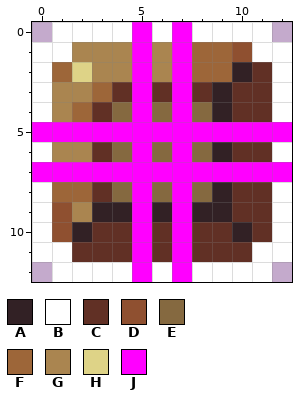
Two versions of one pixel-art sprite, rsc/images/UI/9p-button-03.png. Above is the file before it was changed.
The file is 13x13 pixels.
Palette (. is transparent): A #322125  B #ffffff  C #613025  D #8f5030  E #856940  F #9d6639  G #aa8550  H #ded387  J #ff00ff
And afterwards:
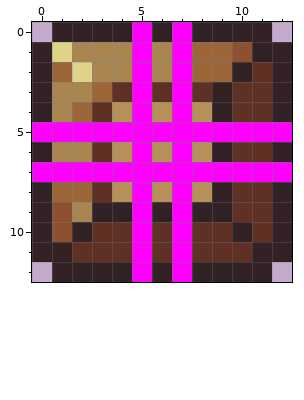
From old to new:
@@ palette @@
-E #856940
+E #b79059
@@ x 0..12 @@
- 0 .BBBBJBJBBBB.
- 1 BBGGGJGJFFDBB
- 2 BFHGGJGJFFACB
- 3 BGGFCJCJCACCB
- 4 BGFCEJEJEACCB
+ 0 .AAAAJAJAAAA.
+ 1 AHGGGJGJFFDAA
+ 2 AFHGGJGJFFACA
+ 3 AGGFCJCJCACCA
+ 4 AGFCEJEJEACCA
  5 JJJJJJJJJJJJJ
- 6 BGGCEJEJEACCB
+ 6 AGGCEJEJEACCA
  7 JJJJJJJJJJJJJ
- 8 BFFCEJEJEACCB
- 9 BDGAAJAJAACCB
-10 BDACCJCJCCACB
-11 BBCCCJCJCCCBB
-12 .BBBBJBJBBBB.
+ 8 AFFCEJEJEACCA
+ 9 ADGAAJAJAACCA
+10 ADACCJCJCCACA
+11 AACCCJCJCCCAA
+12 .AAAAJAJAAAA.
